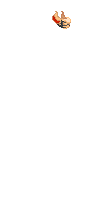
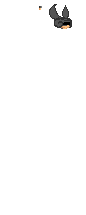
Two versions of the same layered image (w=86, h=215). Layer-by-layer changes:
hid group "EAR MASKS" (30 layers) over (50, 8, 72, 29)
hid group "floop" (4 layers) over (61, 17, 71, 24)
hid "floop.png" over (61, 17, 71, 24)
hid "nicemicetier2head_hairover_floop.png" over (64, 17, 69, 24)
added group "nicemicetier5head-a" with 2 layers in group "BASE HELMET" over (39, 4, 72, 29)
added layer "nicemicetier5shead_lit" in group "nicemicetier5head-a" over (39, 4, 72, 29)
hid group "nicemicetier4head" (2 layers) over (52, 11, 72, 28)
painted on "nicemicetier4head_fb" over (53, 11, 71, 25)
painted on "nicemicetier4head_lit" over (52, 12, 72, 28)
